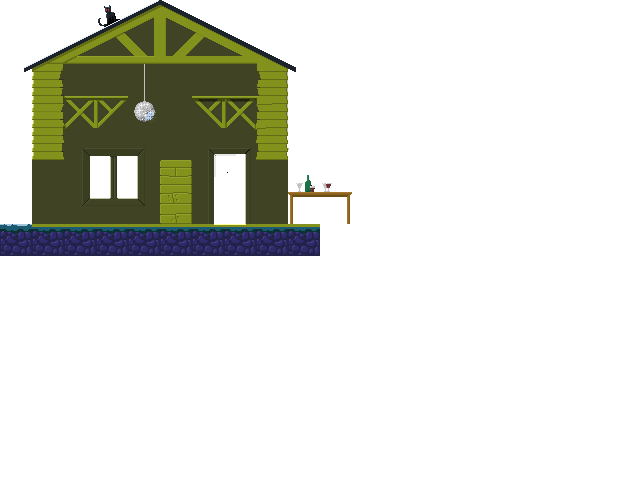
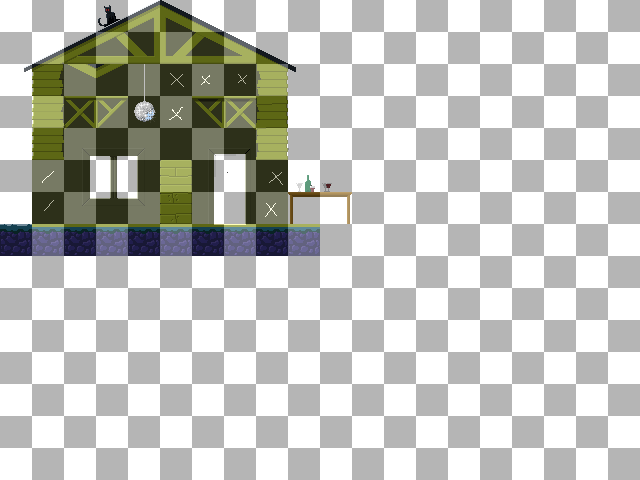
Comparing the layer stacks of the two 640×480 images. Changes:
showed "tiles", opacity 10% → 29%, moved it above "speculars" over [0, 0, 640, 480]
painted on "speculars" over [42, 0, 283, 217]
painted on "shadows" over [46, 6, 162, 78]
painted on "colors" over [62, 63, 124, 78]
